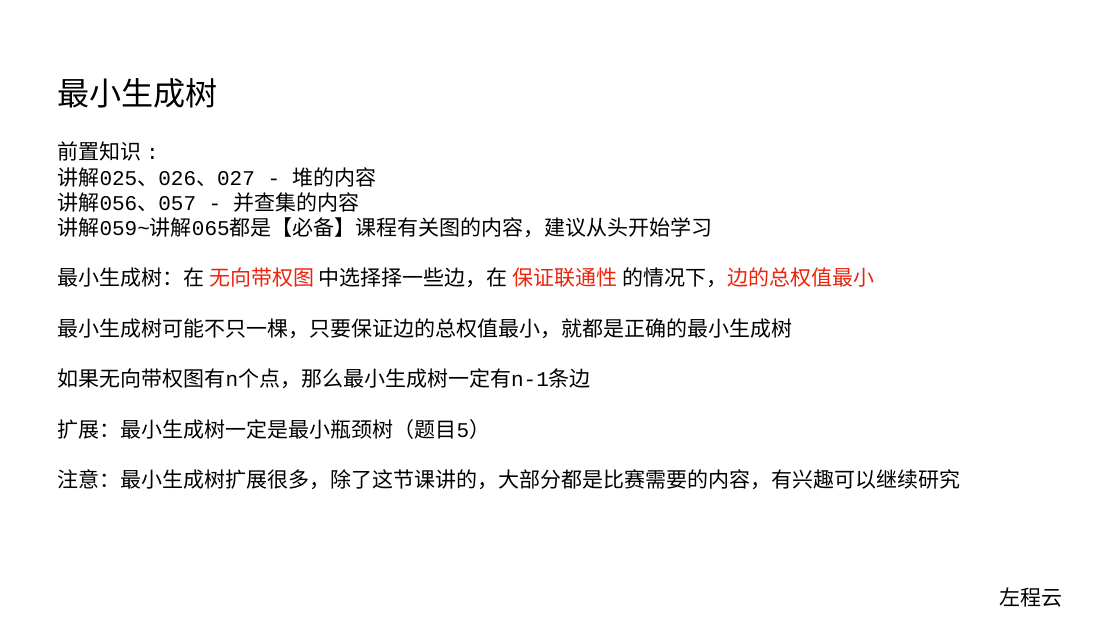
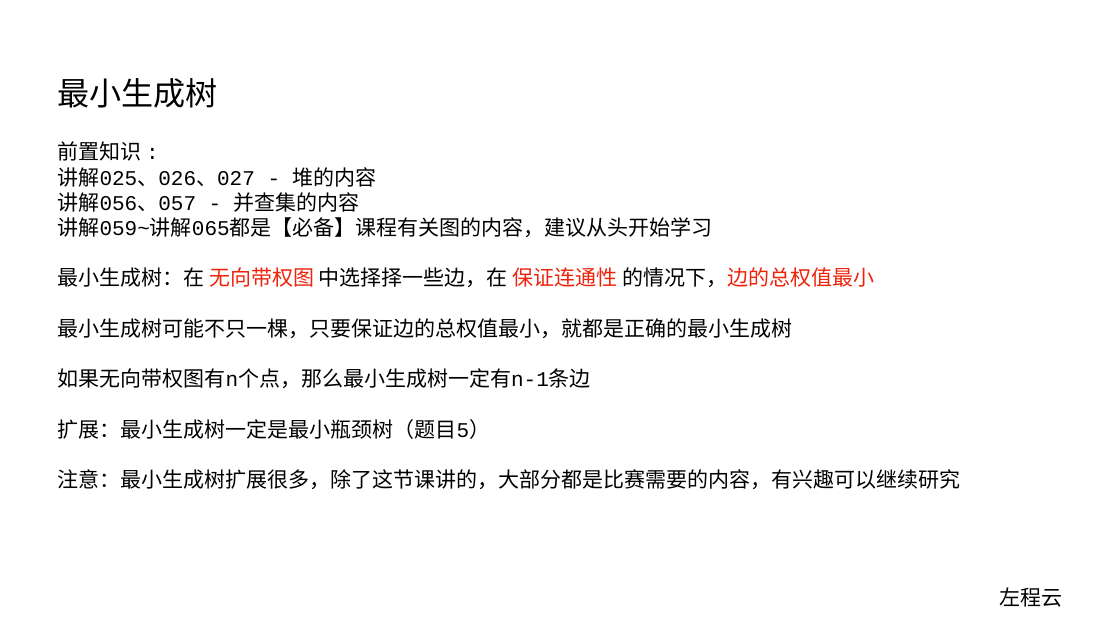
Before and after one commit to algorithmzuo/algorithm-journey, a slide deck: slide 1 of ppt/算法讲解061【必备】最小生成树.pptx. Drawn at 1120x630 pixels with LibreOffice and Linux fonts; fonts in the diff are those of the drawing. Boxes give left, top, right and bottom in pixels: in the first picture for what was removed or moved away, otherwise in the second. Text is boxed around its words. In the diff, an @@ line names an element or a change of style, - is before the commit and + after.

Commit message:
modify code

```diff
--- a/ppt/算法讲解061【必备】最小生成树.pptx
+++ b/ppt/算法讲解061【必备】最小生成树.pptx
@@ text at [58, 267, 874, 287]: text changed @@
-最小生成树：在 无向带权图 中选择择一些边，在 保证联通性 的情况下，边的总权值最小
+最小生成树：在 无向带权图 中选择择一些边，在 保证连通性 的情况下，边的总权值最小
```
